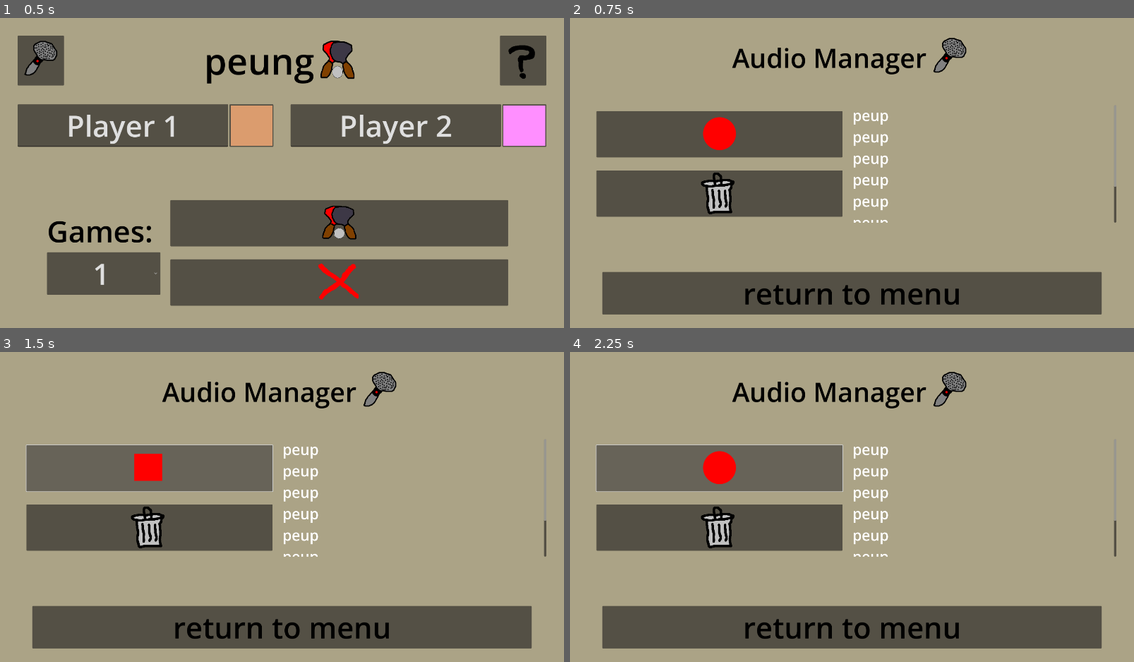
Above: before the commit, frames 1-4 (two rows, left to right).
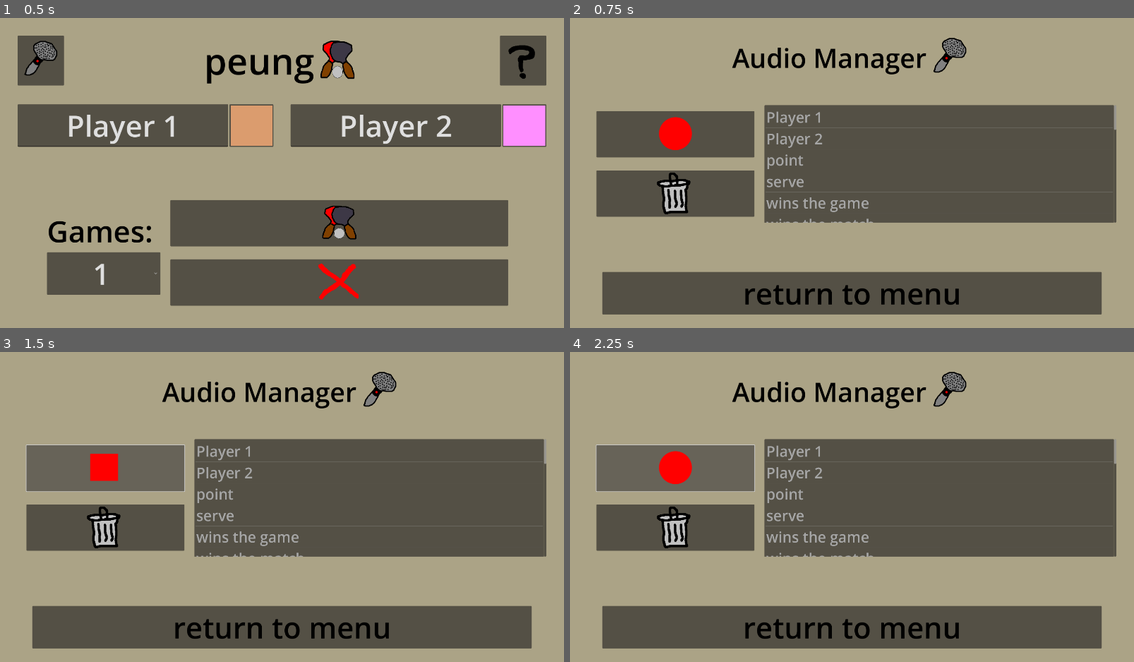
Above: after the commit, the same moments.

Repository: yusufmte/peung-app
Game: Godot game, scene res://scenes/menu.tscn
Two runs of this game, one before a commit and one after it. Both use one fixed random seed, a clock stepped at 60 frames per second and the inputs below.
Inputs (mouse positions are in pixels of both pictures, inside the frame that each line leads up to; where the layout moved, square brackets give the same spot in the first picture):
- Up to frame 1 (0.5 s): no input
- Up to frame 2 (0.75 s): click (609, 61) at 0.5 s
- Up to frame 3 (1.5 s): click (107, 469) [152, 469] at 1.25 s
- Up to frame 4 (2.25 s): click (677, 469) [722, 469] at 2 s

Frame 1 is identical in both runs. In frame 2, 23% of the frame differs, in the area x 15-97%, y 28-67%; in frame 3, 23%; in frame 4, 23%.

Commit message:
populate sound keys into audio manager list

Diff:
--- a/scenes/audio_manager.tscn
+++ b/scenes/audio_manager.tscn
@@ -1,10 +1,12 @@
-[gd_scene load_steps=7 format=3 uid="uid://dfca33foh27q8"]
+[gd_scene load_steps=8 format=3 uid="uid://dfca33foh27q8"]
 
 [ext_resource type="Script" uid="uid://bylt58y3m00qt" path="res://scripts/audio_manager.gd" id="1_aoitu"]
 [ext_resource type="Texture2D" uid="uid://bumkhca36v0p0" path="res://icons/mic.png" id="1_mhnvy"]
 [ext_resource type="Texture2D" uid="uid://c7hof84g7sgn2" path="res://icons/record.png" id="2_m6ggh"]
 [ext_resource type="Texture2D" uid="uid://cephd2gucet7x" path="res://icons/delete.png" id="3_aoitu"]
 [ext_resource type="Script" uid="uid://d1h31lqevx5xd" path="res://scripts/record_button.gd" id="4_aoitu"]
+
+[sub_resource type="StyleBoxEmpty" id="StyleBoxEmpty_aoitu"]
 
 [sub_resource type="AudioStreamMicrophone" id="AudioStreamMicrophone_m6ggh"]
 
@@ -84,6 +86,7 @@
 [node name="ButtonsMargin" type="MarginContainer" parent="ColorRect/MarginContainer/VBoxContainer/CenterMargin/CenterHBox"]
 layout_mode = 2
 size_flags_horizontal = 3
+size_flags_stretch_ratio = 0.5
 theme_override_constants/margin_left = 30
 theme_override_constants/margin_right = 30
 
@@ -113,56 +116,21 @@
 icon = ExtResource("3_aoitu")
 icon_alignment = 1
 
-[node name="ScrollBox" type="MarginContainer" parent="ColorRect/MarginContainer/VBoxContainer/CenterMargin/CenterHBox"]
+[node name="ScrollContainer" type="ScrollContainer" parent="ColorRect/MarginContainer/VBoxContainer/CenterMargin/CenterHBox"]
 layout_mode = 2
 size_flags_horizontal = 3
 
-[node name="ScrollContainer" type="ScrollContainer" parent="ColorRect/MarginContainer/VBoxContainer/CenterMargin/CenterHBox/ScrollBox"]
+[node name="AudioManagerItemList" type="ItemList" parent="ColorRect/MarginContainer/VBoxContainer/CenterMargin/CenterHBox/ScrollContainer"]
+unique_name_in_owner = true
 layout_mode = 2
-horizontal_scroll_mode = 0
-
-[node name="ScrollVBox" type="VBoxContainer" parent="ColorRect/MarginContainer/VBoxContainer/CenterMargin/CenterHBox/ScrollBox/ScrollContainer"]
-layout_mode = 2
-
-[node name="Label" type="Label" parent="ColorRect/MarginContainer/VBoxContainer/CenterMargin/CenterHBox/ScrollBox/ScrollContainer/ScrollVBox"]
-layout_mode = 2
+size_flags_horizontal = 3
 theme_override_font_sizes/font_size = 50
-text = "peup"
-
-[node name="Label2" type="Label" parent="ColorRect/MarginContainer/VBoxContainer/CenterMargin/CenterHBox/ScrollBox/ScrollContainer/ScrollVBox"]
-layout_mode = 2
-theme_override_font_sizes/font_size = 50
-text = "peup"
-
-[node name="Label3" type="Label" parent="ColorRect/MarginContainer/VBoxContainer/CenterMargin/CenterHBox/ScrollBox/ScrollContainer/ScrollVBox"]
-layout_mode = 2
-theme_override_font_sizes/font_size = 50
-text = "peup"
-
-[node name="Label4" type="Label" parent="ColorRect/MarginContainer/VBoxContainer/CenterMargin/CenterHBox/ScrollBox/ScrollContainer/ScrollVBox"]
-layout_mode = 2
-theme_override_font_sizes/font_size = 50
-text = "peup"
-
-[node name="Label5" type="Label" parent="ColorRect/MarginContainer/VBoxContainer/CenterMargin/CenterHBox/ScrollBox/ScrollContainer/ScrollVBox"]
-layout_mode = 2
-theme_override_font_sizes/font_size = 50
-text = "peup"
-
-[node name="Label6" type="Label" parent="ColorRect/MarginContainer/VBoxContainer/CenterMargin/CenterHBox/ScrollBox/ScrollContainer/ScrollVBox"]
-layout_mode = 2
-theme_override_font_sizes/font_size = 50
-text = "peup"
-
-[node name="Label7" type="Label" parent="ColorRect/MarginContainer/VBoxContainer/CenterMargin/CenterHBox/ScrollBox/ScrollContainer/ScrollVBox"]
-layout_mode = 2
-theme_override_font_sizes/font_size = 50
-text = "peup"
-
-[node name="Label8" type="Label" parent="ColorRect/MarginContainer/VBoxContainer/CenterMargin/CenterHBox/ScrollBox/ScrollContainer/ScrollVBox"]
-layout_mode = 2
-theme_override_font_sizes/font_size = 50
-text = "peup"
+theme_override_styles/focus = SubResource("StyleBoxEmpty_aoitu")
+allow_search = false
+auto_width = true
+auto_height = true
+item_count = 1
+item_0/text = "example item"
 
 [node name="Spacer2" type="Control" parent="ColorRect/MarginContainer/VBoxContainer"]
 layout_mode = 2
--- a/scripts/audio_manager.gd
+++ b/scripts/audio_manager.gd
@@ -5,13 +5,19 @@
 
 var mic : AudioStreamPlayer
 var player : AudioStreamPlayer
+var item_list : ItemList
 
-func _ready():
+func _ready() -> void:
 	var return_button = $ColorRect/MarginContainer/VBoxContainer/ReturnButtonMargin/ReturnButton
 	return_button.pressed.connect(_on_ReturnButton_pressed)
 	recording_effect = AudioServer.get_bus_effect(AudioServer.get_bus_index("Record"), 0)
 	mic = $RecordingAudioStream
 	player = $RecordingPlaybackAudioStream
+
+	item_list = %AudioManagerItemList
+	item_list.clear()
+	for key in Global.sound_keys():
+		item_list.add_item(key)
 
 func _on_ReturnButton_pressed():
 	get_tree().change_scene_to_file("res://scenes/menu.tscn")
